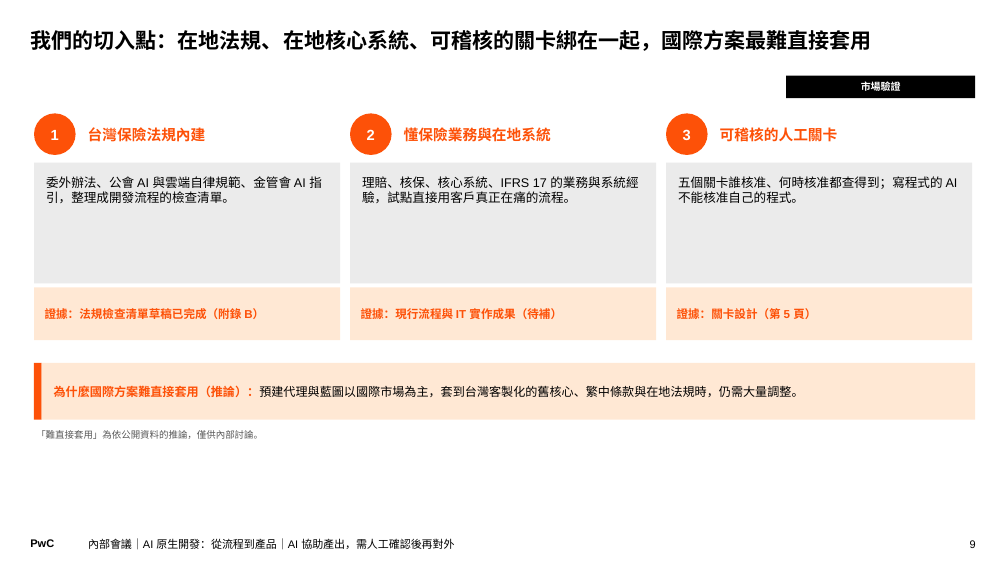
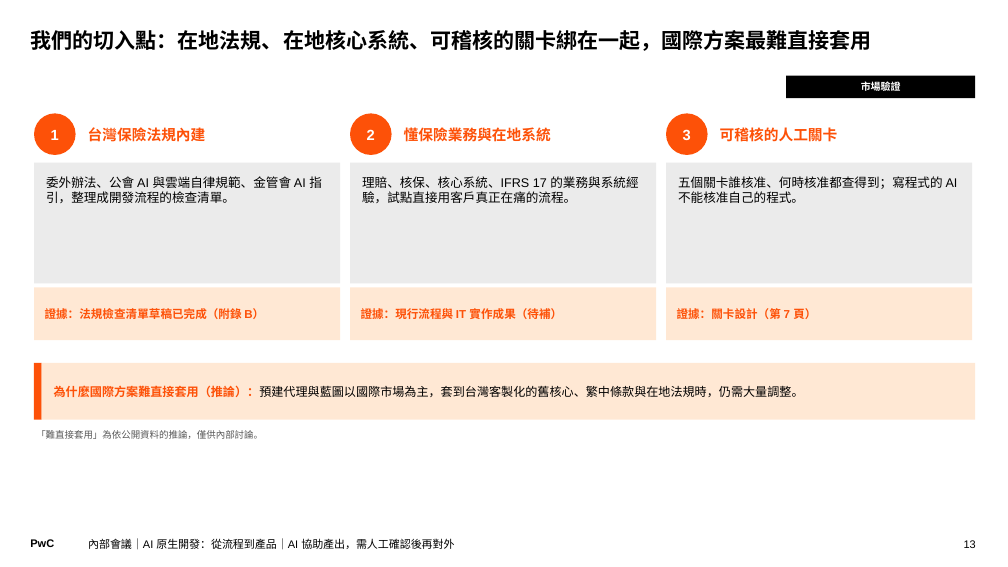
Before and after one commit to Robshao/PwC_FSC1, a slide deck: slide 13 of research/ai-native-sdlc/AI原生開發_從流程到產品_內部會議.pptx (slide 9 before the commit). Drawn at 1008x567 pixels with LibreOffice and Linux fonts; fonts in the diff are those of the drawing. Boxes give left, top, right and bottom in pixels: in the first picture for what was removed or moved away, otherwise in the second. Text is boxed around its words. In the diff, an @@ line names an element or a change of style, - is before the commit and + after.

```diff
--- a/research/ai-native-sdlc/AI原生開發_從流程到產品_內部會議.pptx
+++ b/research/ai-native-sdlc/AI原生開發_從流程到產品_內部會議.pptx
@@ text in rectangle at (x1=677, y1=308, x2=816, y2=319): text changed @@
-證據：關卡設計（第 5 頁）
+證據：關卡設計（第 7 頁）
@@ page number at (x1=964, y1=540, x2=976, y2=548): text changed @@
-9
+13
```
Also in this commit, not shown: 3 other slides changed, 7 slides added, 3 other files.
